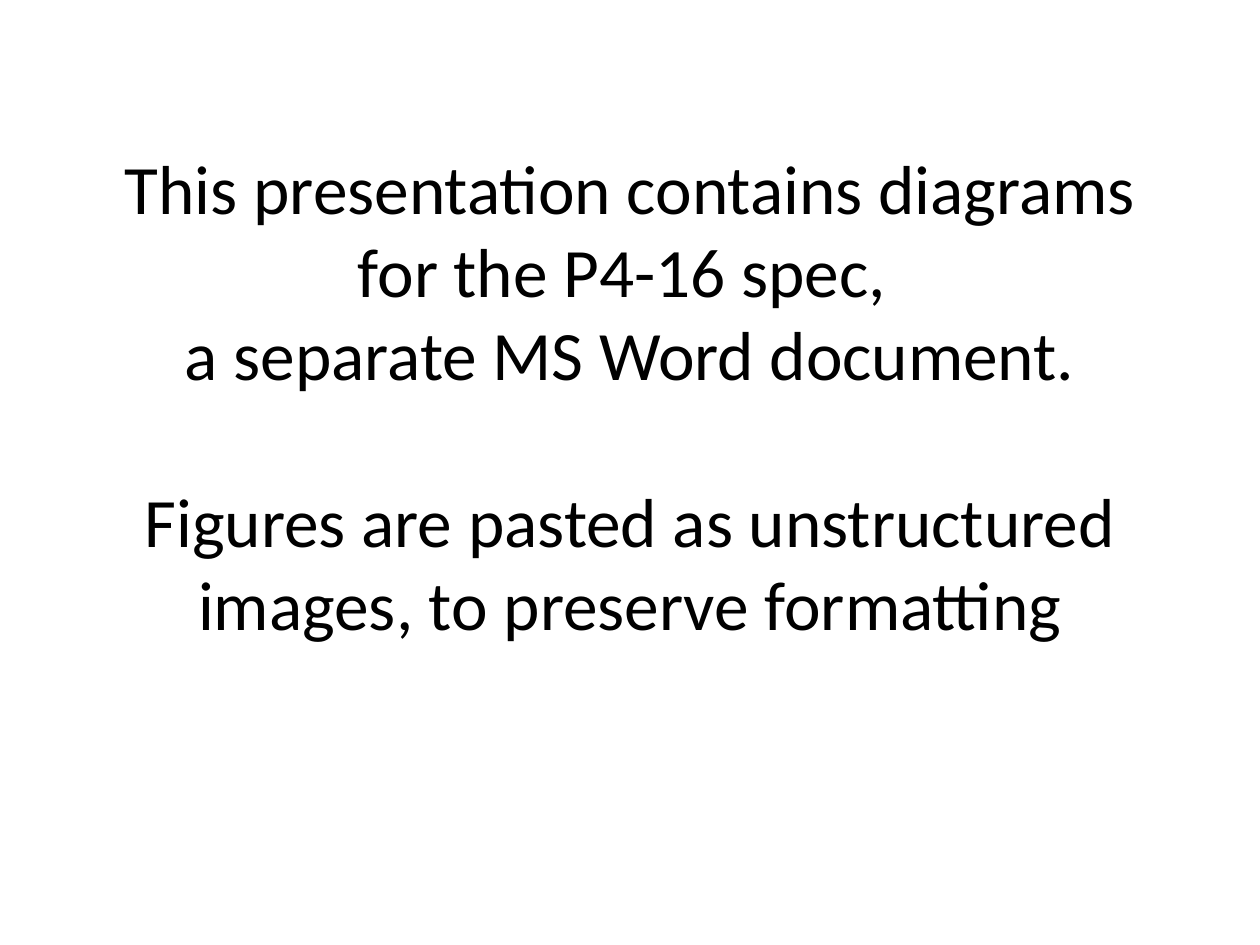
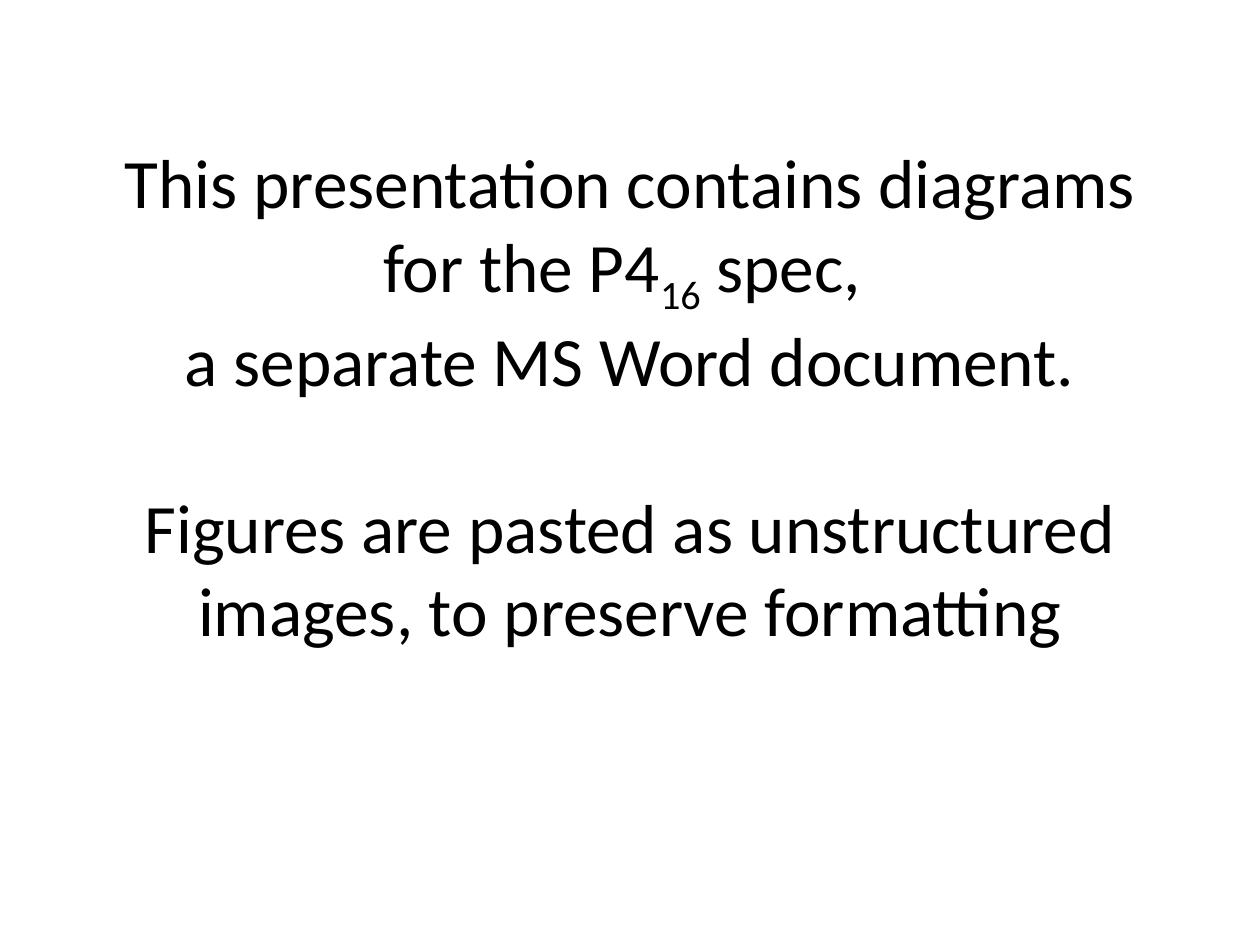
Before and after one commit to p4lang/p4-spec, a slide deck: slide 1 of p4-16/spec/P4-16-draft-spec.pptx. Drawn at 1260x945 pixels with LibreOffice and Linux fonts; fonts in the diff are those of the drawing. Boxes give left, top, right and bottom in pixels: in the first picture for what was removed or moved away, otherwise in the second. Text is boxed around its words. In the diff, an @@ line names an element or a change of style, - is before the commit and + after.

```diff
--- a/p4-16/spec/P4-16-draft-spec.pptx
+++ b/p4-16/spec/P4-16-draft-spec.pptx
@@ title at (125,160,1135,648): text changed @@
-This presentation contains diagrams for the P4-16 spec,
-a separate MS Word document.
-Figures are pasted as unstructured images, to preserve formatting
+This presentation contains diagrams for the P416 spec,
+a separate MS Word document.
+Figures are pasted as unstructured images, to preserve formatting
```
Also in this commit, not shown: 1 other slide changed, 2 other files.
